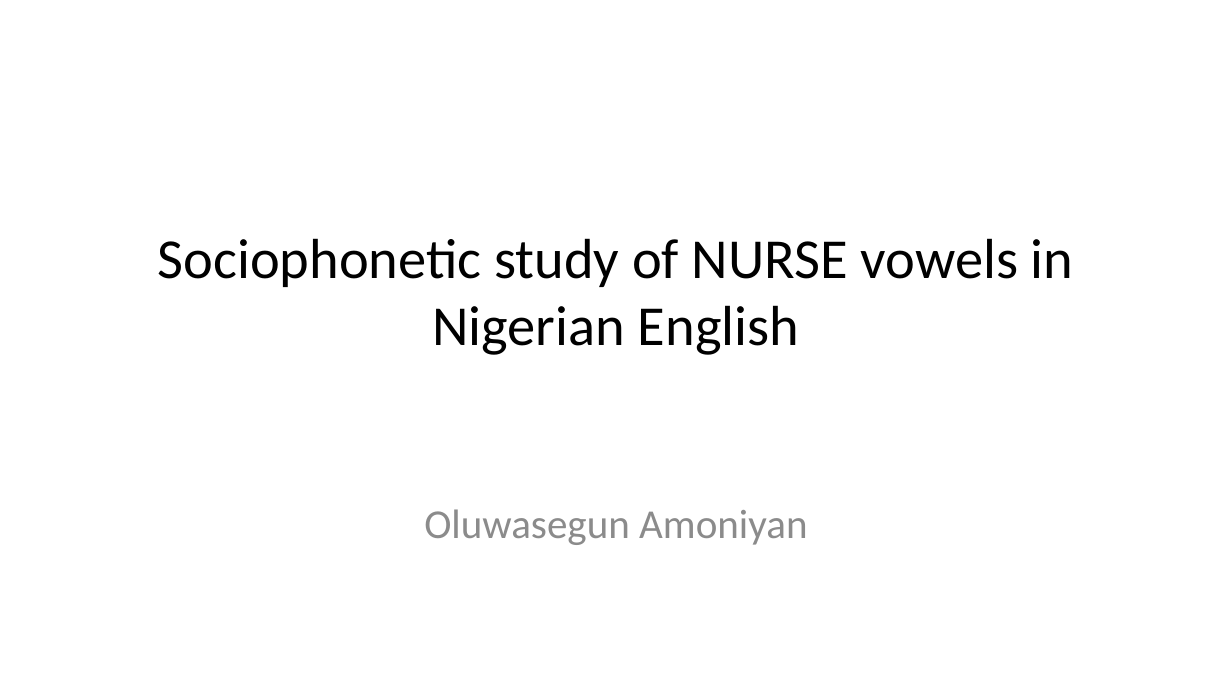
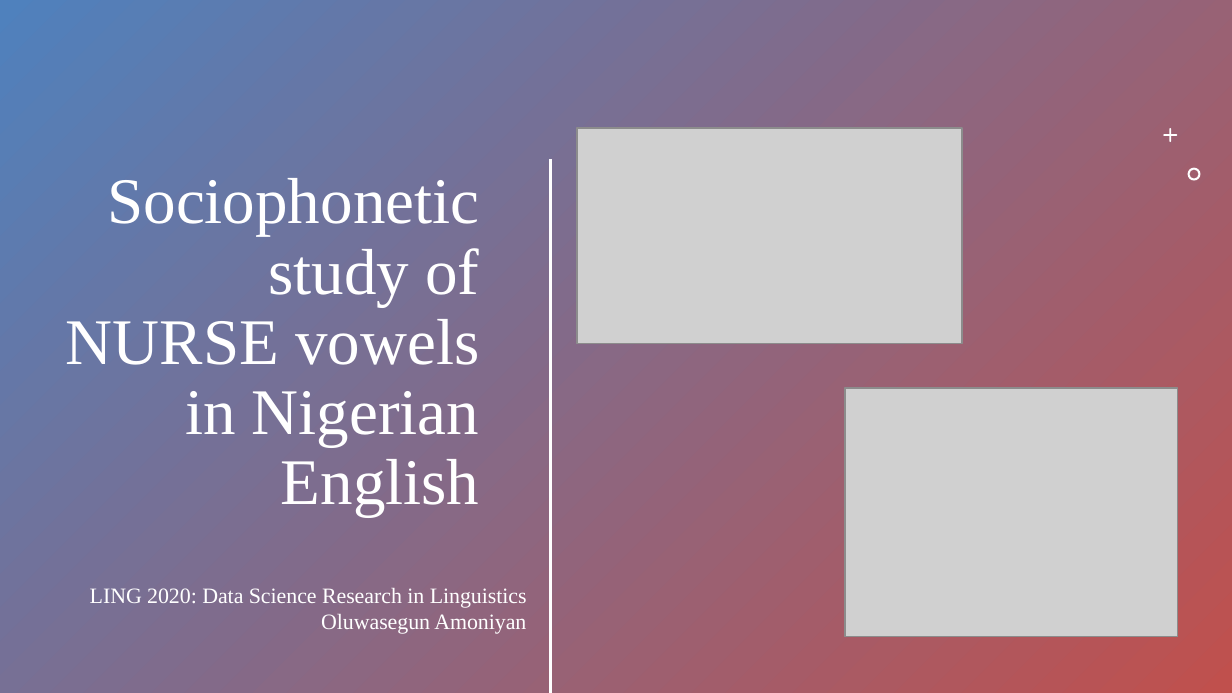
Before and after one commit to ClassOrg-Data-Sci-2024/Computational-mapping-of-NURSE-vowels-in-NE, a slide deck: slide 1 of Presentation.pptx. Drawn at 1232x693 pixels with LibreOffice and Linux fonts; fonts in the diff are those of the drawing; grey boxes stand for pictures. Boxes give left, top, right and bottom in pixels: in the first picture for what was removed or moved away, otherwise in the second. Text is boxed around its words. In the diff, an @@ line names an element or a change of style, - is before the commit and + after.

```diff
--- a/Presentation.pptx
+++ b/Presentation.pptx
@@ rectangle added at (x1=0, y1=0, x2=1232, y2=692), fill gradient #4F81BD to #C0504D @@
@@ picture added at (x1=577, y1=128, x2=961, y2=344) @@
@@ freeform shape added at (x1=1163, y1=128, x2=1177, y2=142), fill #FFFFFF @@
@@ title "Sociophonetic study of NURSE vowels ..." moved from (x1=158, y1=238, x2=1074, y2=355) to (x1=66, y1=178, x2=480, y2=517) @@
@@ title "Sociophonetic study of NURSE vowels ..." at (x1=66, y1=178, x2=480, y2=517): size 33 to 38 pt, font Calibri to Times New Roman, text colour #000000 to #FFFFFF; alignment centre to right; line spacing 1 to 0.9; vertical alignment middle to top @@
@@ line added from (551, 160) to (551, 692), #FFFFFF 2 pt @@
@@ freeform shape added at (x1=1188, y1=168, x2=1200, y2=180), fill #FFFFFF @@
@@ picture added at (x1=845, y1=388, x2=1178, y2=637) @@
@@ subtitle "LING 2020: Data Science Research ..." moved from (x1=424, y1=509, x2=807, y2=545) to (x1=90, y1=588, x2=527, y2=634) @@
@@ subtitle at (x1=90, y1=588, x2=527, y2=608): paragraph added @@
+LING 2020: Data Science Research in Linguistics
@@ subtitle at (x1=321, y1=614, x2=526, y2=634): size 24 to 12.8 pt, font Calibri to Times New Roman, text colour #8C8C8C to #FFFFFF in "Oluwasegun Amoniyan"; alignment centre to right; line spacing 1 to 0.8; less space between paragraphs @@
```
Also in this commit, not shown: 22 other slides changed, 1 slide added, 6 slides removed.
